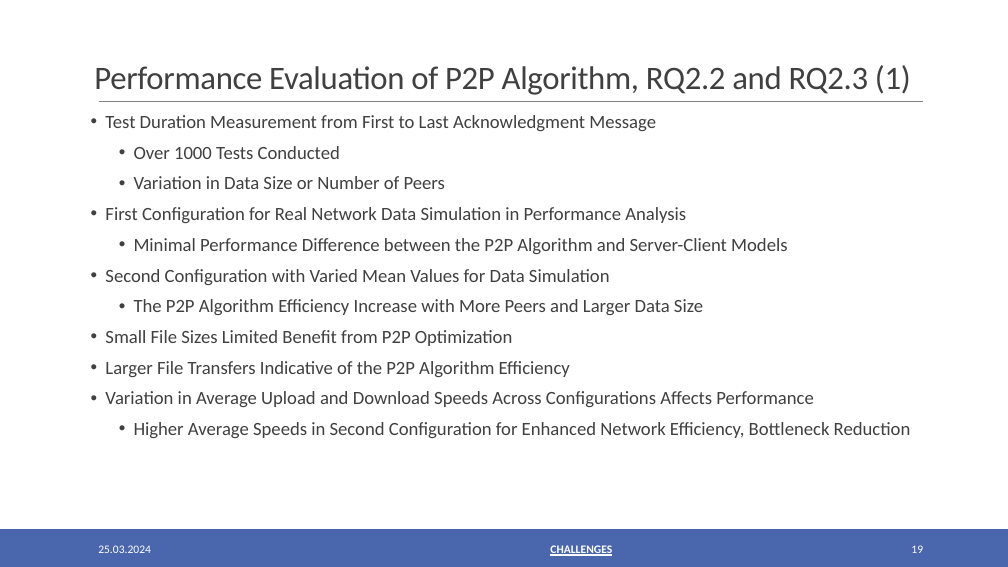
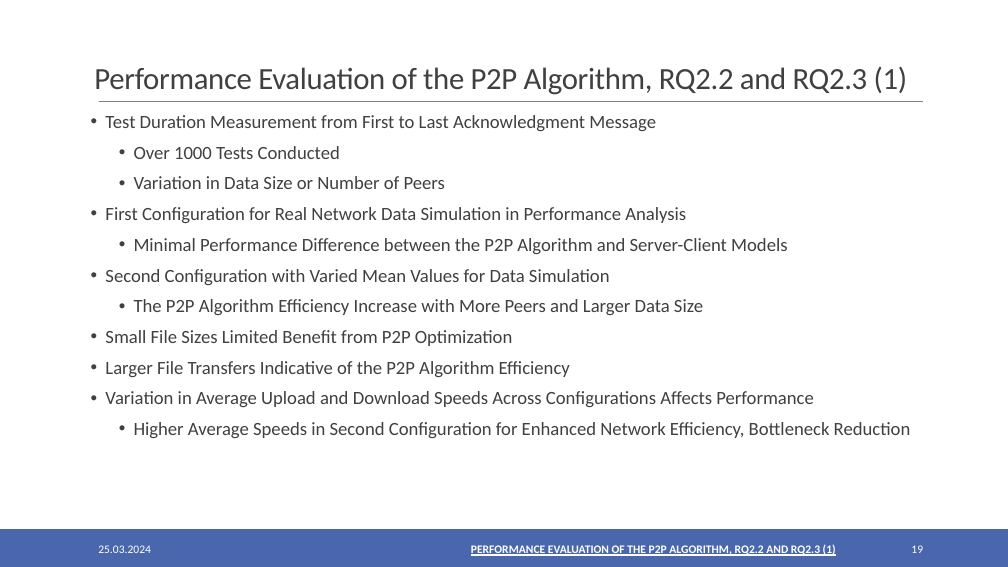
Before and after one commit to oezcankaraca/abschlussvortrag, a slide deck: slide 19 of Abschlussvortrag.pptx. Drawn at 1008x567 pixels with LibreOffice and Linux fonts; fonts in the diff are those of the drawing. Boxes give left, top, right and bottom in pixels: in the first picture for what was removed or moved away, otherwise in the second. Text is boxed around its words. In the diff, an @@ line names an element or a change of style, - is before the commit and + after.

```diff
--- a/Abschlussvortrag.pptx
+++ b/Abschlussvortrag.pptx
@@ title at box(94, 66, 908, 95): text changed; size 31.2 to 29.3 pt @@
-Performance Evaluation of P2P Algorithm, RQ2.2 and RQ2.3 (1)
+Performance Evaluation of the P2P Algorithm, RQ2.2 and RQ2.3 (1)
@@ text at box(471, 544, 836, 557): text changed @@
-CHALLENGES
+PERFORMANCE EVALUATION OF THE P2P ALGORITHM, RQ2.2 AND RQ2.3 (1)
```
Also in this commit, not shown: 10 other slides changed, 3 other files.
